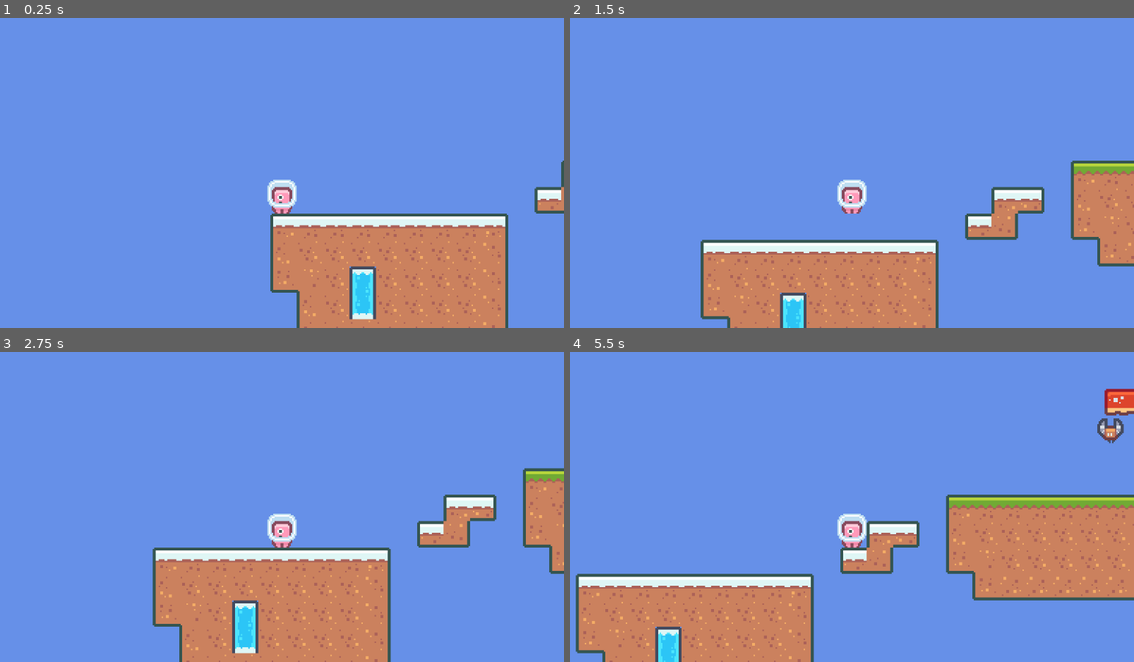
Above: before the commit, frames 1-4 (two rows, left to right).
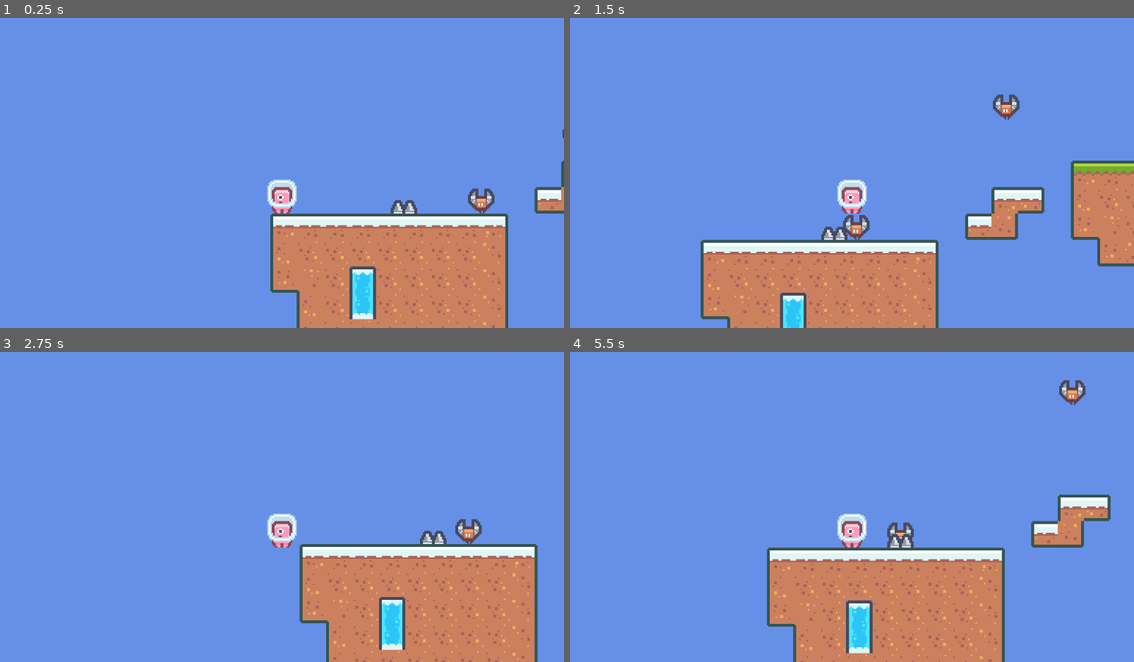
Above: after the commit, the same moments.

Repository: casaer01/2DPlatformer
Game: Godot game, scene res://Level1.tscn
Same seed, same stepped clock (60 frames per second), same inputs: the game is played once before the commit and once after it.
Inputs:
- Up to frame 1 (0.25 s): no input
- Up to frame 2 (1.5 s): hold Right from 0.53 s (still down); tap Space at 0.77 s
- Up to frame 3 (2.75 s): tap Space at 1.52 s; release Right at 2.03 s; hold Left from 2.03 s (still down)
- Up to frame 4 (5.5 s): release Left at 2.78 s; hold Right 2.78-4.28 s; tap Space at 3.02, 3.77, 4.52 s; hold Left 4.28-5.03 s; hold Right from 5.03 s (still down)

The runs differ from the first frame. In frame 1, 0.5% of the frame differs, in the area x 69-100%, y 35-64%; in frame 2, 0.7%; in frame 3, 25%; in frame 4, 34%, in the area x 1-100%, y 9-100%.

Commit message:
created spikes objects & code

Diff:
--- a/Level1.tscn
+++ b/Level1.tscn
@@ -1,9 +1,11 @@
-[gd_scene load_steps=8 format=4 uid="uid://b7g3f08v36s3r"]
+[gd_scene load_steps=11 format=4 uid="uid://b7g3f08v36s3r"]
 
 [ext_resource type="Texture2D" uid="uid://biwond464pw3f" path="res://Sprites/Tiles/tiles_packed.png" id="1_wp308"]
 [ext_resource type="Script" path="res://Player.gd" id="2_cviky"]
 [ext_resource type="Texture2D" uid="uid://c3nvqgsbwhv3a" path="res://Sprites/Characters/character_0004.png" id="3_w86p4"]
 [ext_resource type="PackedScene" uid="uid://chprawlyflg6u" path="res://Sprites/Characters/enemy.tscn" id="4_kbbgm"]
+[ext_resource type="Script" path="res://spikes.gd" id="5_ns6sn"]
+[ext_resource type="Texture2D" uid="uid://bj4phc7ceh37p" path="res://Sprites/Objects/tile_0068.png" id="6_efjdr"]
 
 [sub_resource type="TileSetAtlasSource" id="TileSetAtlasSource_qa3hx"]
 texture = ExtResource("1_wp308")
@@ -269,6 +271,9 @@
 [sub_resource type="CapsuleShape2D" id="CapsuleShape2D_ddu8l"]
 height = 24.0
 
+[sub_resource type="RectangleShape2D" id="RectangleShape2D_38yl0"]
+size = Vector2(18, 8)
+
 [node name="Main" type="Node2D"]
 
 [node name="TileMapLayer" type="TileMapLayer" parent="."]
@@ -290,3 +295,24 @@
 zoom = Vector2(3, 3)
 
 [node name="Enemy" parent="." instance=ExtResource("4_kbbgm")]
+
+[node name="Enemy2" parent="." instance=ExtResource("4_kbbgm")]
+position = Vector2(-116, 8)
+move_dir = Vector2(0, -100)
+
+[node name="Enemy3" parent="." instance=ExtResource("4_kbbgm")]
+position = Vector2(-173, 45)
+move_dir = Vector2(-150, 0)
+
+[node name="Spikes" type="Area2D" parent="."]
+position = Vector2(-233, 45)
+script = ExtResource("5_ns6sn")
+
+[node name="Tile0068" type="Sprite2D" parent="Spikes"]
+texture = ExtResource("6_efjdr")
+
+[node name="CollisionShape2D" type="CollisionShape2D" parent="Spikes"]
+position = Vector2(0, 5)
+shape = SubResource("RectangleShape2D_38yl0")
+
+[connection signal="body_entered" from="Spikes" to="Spikes" method="_on_body_entered"]
--- a/Sprites/Characters/enemy.tscn
+++ b/Sprites/Characters/enemy.tscn
@@ -7,7 +7,6 @@
 radius = 9.0
 
 [node name="Enemy" type="Area2D"]
-position = Vector2(40, -9)
 script = ExtResource("1_g525s")
 move_dir = Vector2(0, -50)
 
--- /dev/null
+++ b/spikes.gd
@@ -0,0 +1,8 @@
+extends Area2D
+
+
+
+
+func _on_body_entered(body: Node2D) -> void:
+	if body.is_in_group("Player"):
+		body.game_over()
